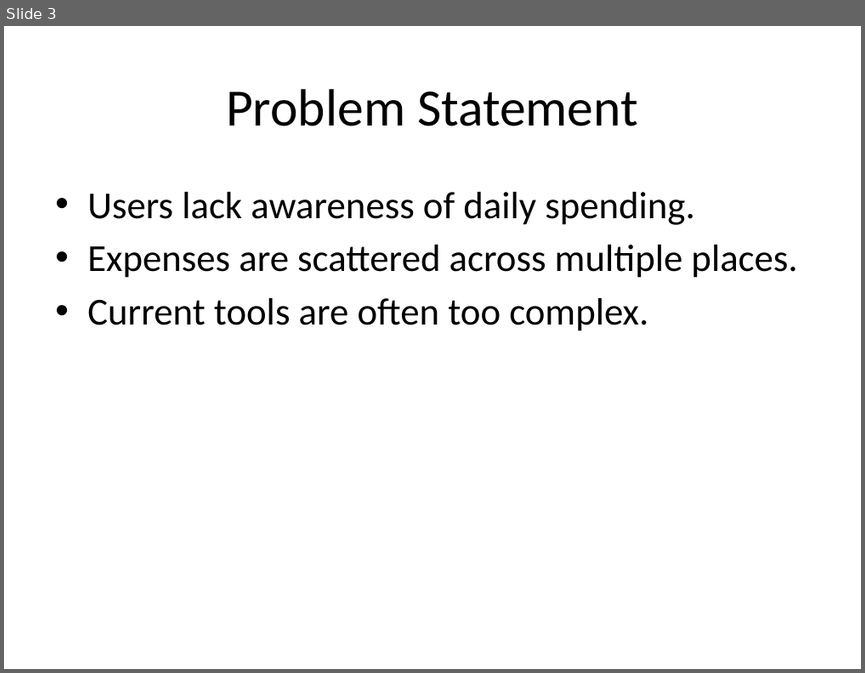
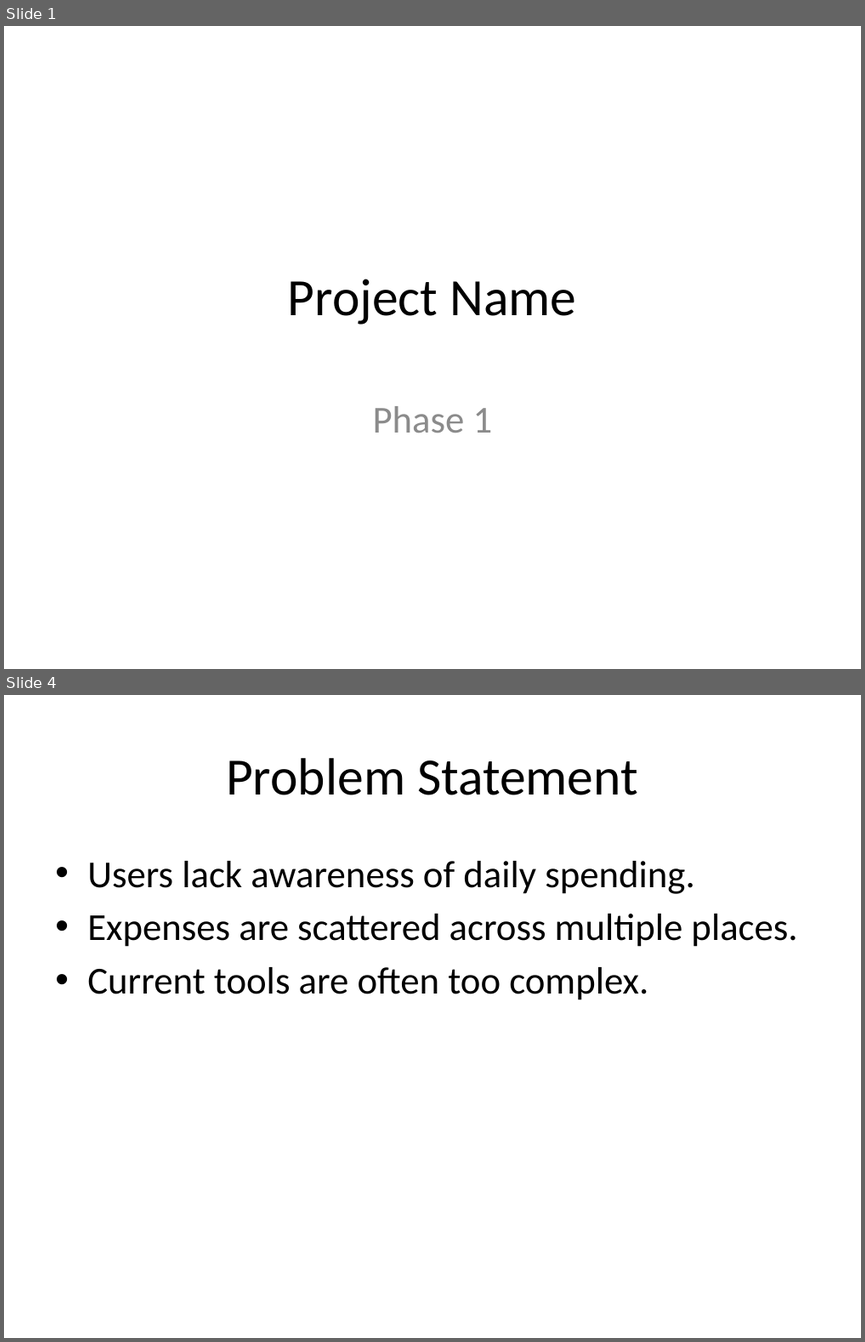
Before and after one commit to Buesse7310/Project-Alex-Roma-Nick-Eva-, a slide deck: docs/phase1/Spending_Habit_Tracker_Phase1.pptx. Shown one above the other, each under a label of ours: slide 3 before the commit, slides 1 and 4 after it; the slides between them are not shown. The pictures are 865x673 and 865x1342 pixels, drawn with LibreOffice and Linux fonts; fonts in the diff are those of the drawing. Boxes give left, top, right and bottom in pixels: in the first picture for what was removed or moved away, otherwise in the second. Text is boxed around its words. In the diff, an @@ line names an element or a change of style, - is before the commit and + after.

```diff
--- a/docs/phase1/Spending_Habit_Tracker_Phase1.pptx
+++ b/docs/phase1/Spending_Habit_Tracker_Phase1.pptx
@@ slide 1 added at <box>4,26,861,669</box>, background #FFFFFF @@
@@ title added at <box>288,278,576,324</box>, 44 pt, text #000000 @@
+Project Name
@@ subtitle added at <box>373,406,493,432</box>, 32 pt, text #8C8C8C @@
+Phase 1
@@ what was slide 3 is now slide 4 @@
```
Also in this commit, not shown: 2 slides changed, 1 other slide added.
